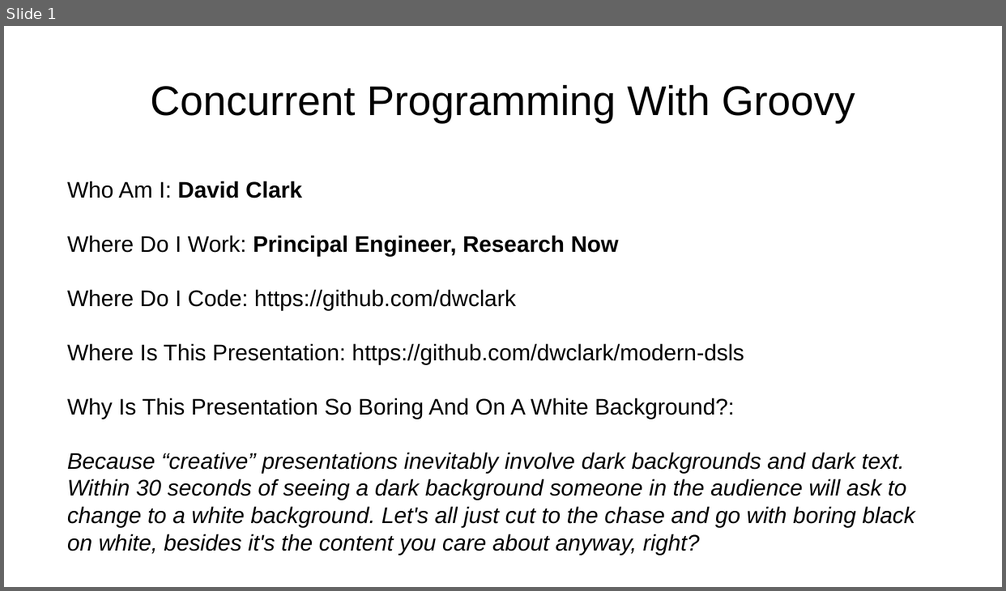
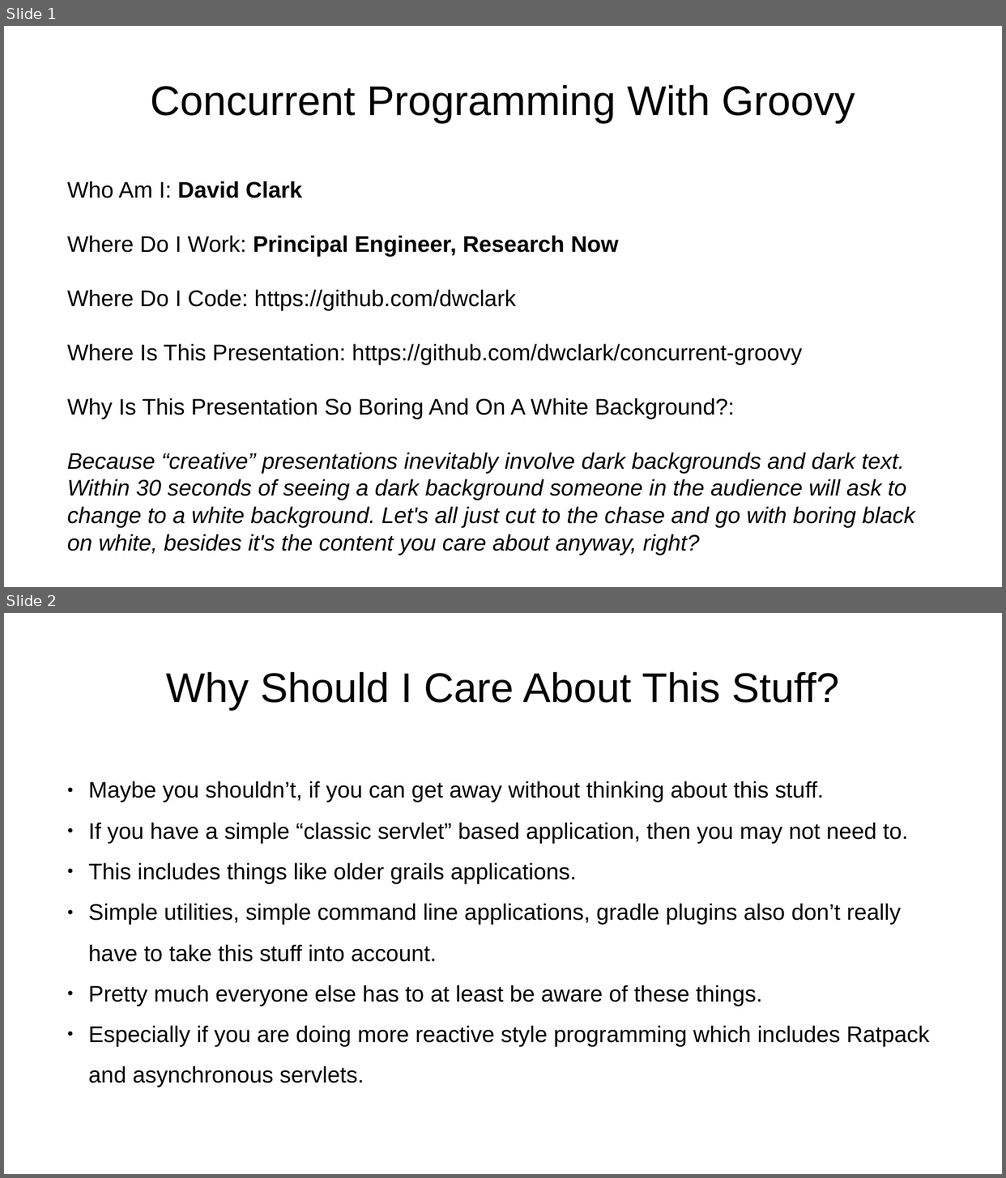
Before and after one commit to dwclark/concurrent-groovy, a slide deck: concurrent-groovy.odp. Shown one above the other, each under a label of ours: slide 1 before the commit, slides 1 and 2 after it. The pictures are 1006x591 and 1006x1178 pixels, drawn with LibreOffice and Linux fonts; fonts in the diff are those of the drawing. Boxes give left, top, right and bottom in pixels: in the first picture for what was removed or moved away, otherwise in the second. Text is boxed around its words. In the diff, an @@ line names an element or a change of style, - is before the commit and + after.

```diff
--- a/concurrent-groovy.odp
+++ b/concurrent-groovy.odp
@@ slide 2 added at <box>4,613,1002,1174</box>, background #FFFFFF @@
@@ title added at <box>166,672,839,710</box>, 33 pt, text #000000 @@
+Why Should I Care About This Stuff?
@@ text added at <box>88,781,929,1088</box>, 18 pt, text #000000 @@
+● Maybe you shouldn’t, if you can get away without thinking about this stuff.
+● If you have a simple “classic servlet” based application, then you may not need to.
+● This includes things like older grails applications.
+● Simple utilities, simple command line applications, gradle plugins also don’t really have to take this stuff into account.
+● Pretty much everyone else has to at least be aware of these things.
+● Especially if you are doing more reactive style programming which includes Ratpack and asynchronous servlets.
@@ slide 1 changed as well @@
@@ text at <box>67,344,803,365</box>: text changed @@
-Where Is This Presentation: https://github.com/dwclark/modern-dsls
+Where Is This Presentation: https://github.com/dwclark/concurrent-groovy
```
Also in this commit, not shown: 8 other slides added, 3 other files.
